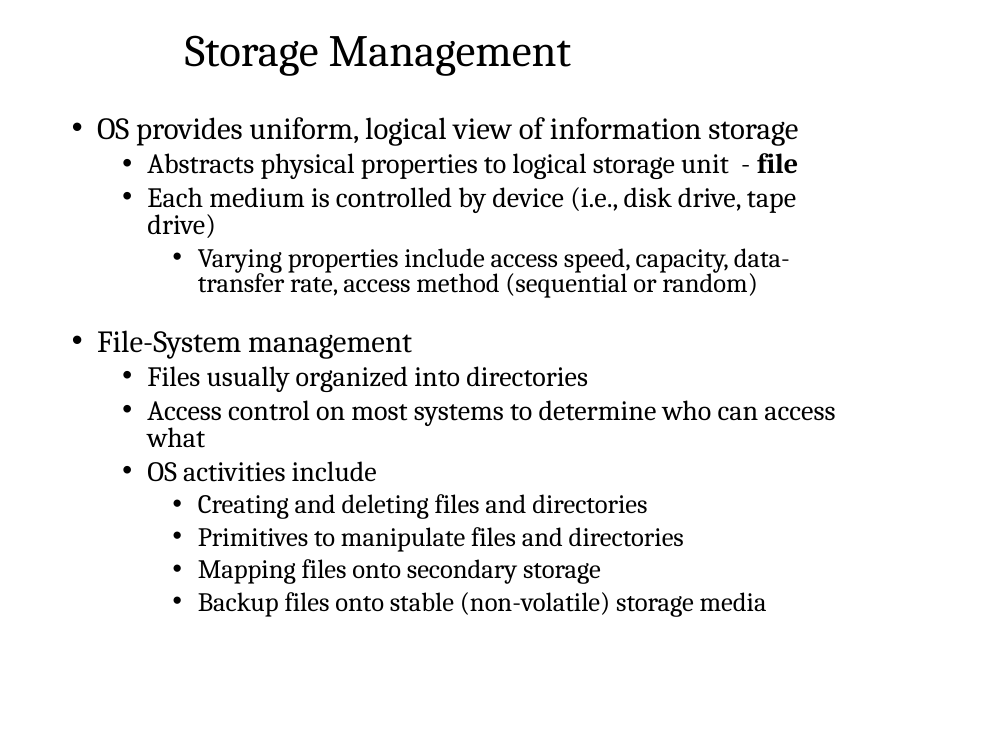
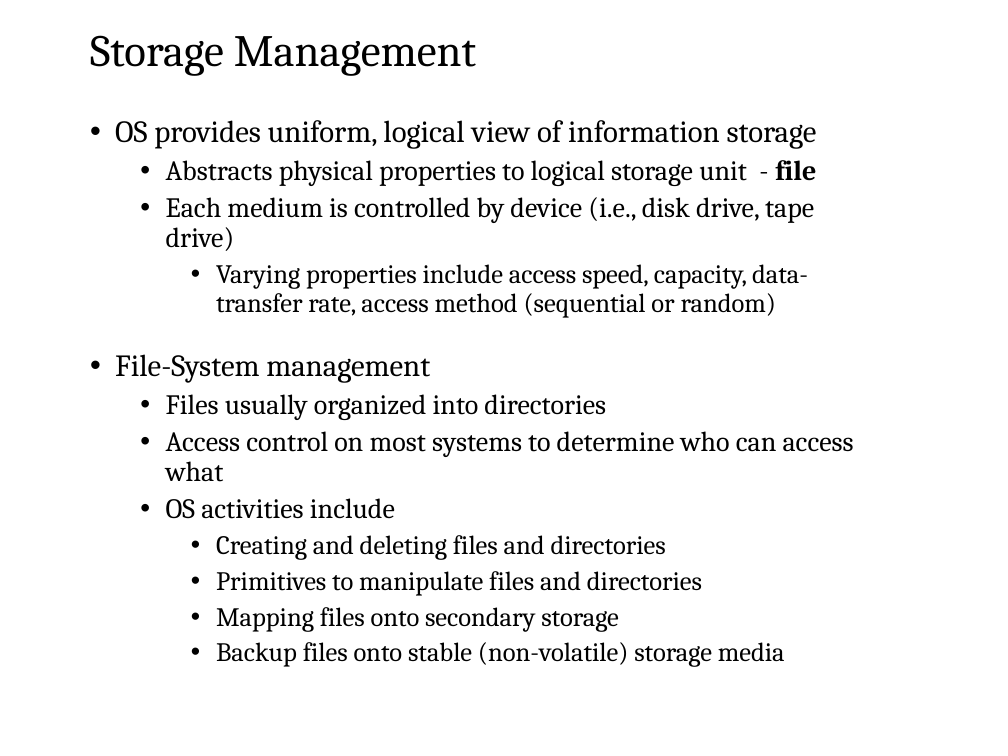
Before and after one commit to josiahkeaton/Training-Materials, a slide deck: slide 38 of Software Testing/Fundamentals of Computer & OS Concepts/ch1.ppt. Drawn at 1008x756 pixels with LibreOffice and Linux fonts; fonts in the diff are those of the drawing; background and template pictures are left out. Boxes give left, top, right and bottom in pixels: in the first picture for what was removed or moved away, otherwise in the second. Text is boxed around its words. In the diff, an @@ line names an element or a change of style, - is before the commit and + after.

```diff
--- a/Software Testing/Fundamentals of Computer & OS Concepts/ch1.ppt
+++ b/Software Testing/Fundamentals of Computer & OS Concepts/ch1.ppt
@@ title "Storage Management": place and size @@
-title "Storage Management" at [185, 35, 572, 76]
+title "Storage Management" at [90, 35, 477, 76]
@@ text "OS provides uniform, logical view ...": place and size @@
-text "OS provides uniform, logical view ..." at [97, 117, 835, 617]
+text "OS provides uniform, logical view ..." at [115, 120, 854, 667]
@@ text "OS provides uniform, logical view ..." at [115, 120, 854, 667]: line spacing 0.8 to 0.9 @@
```
Also in this commit, not shown: 31 other slides changed, 24 other files.
